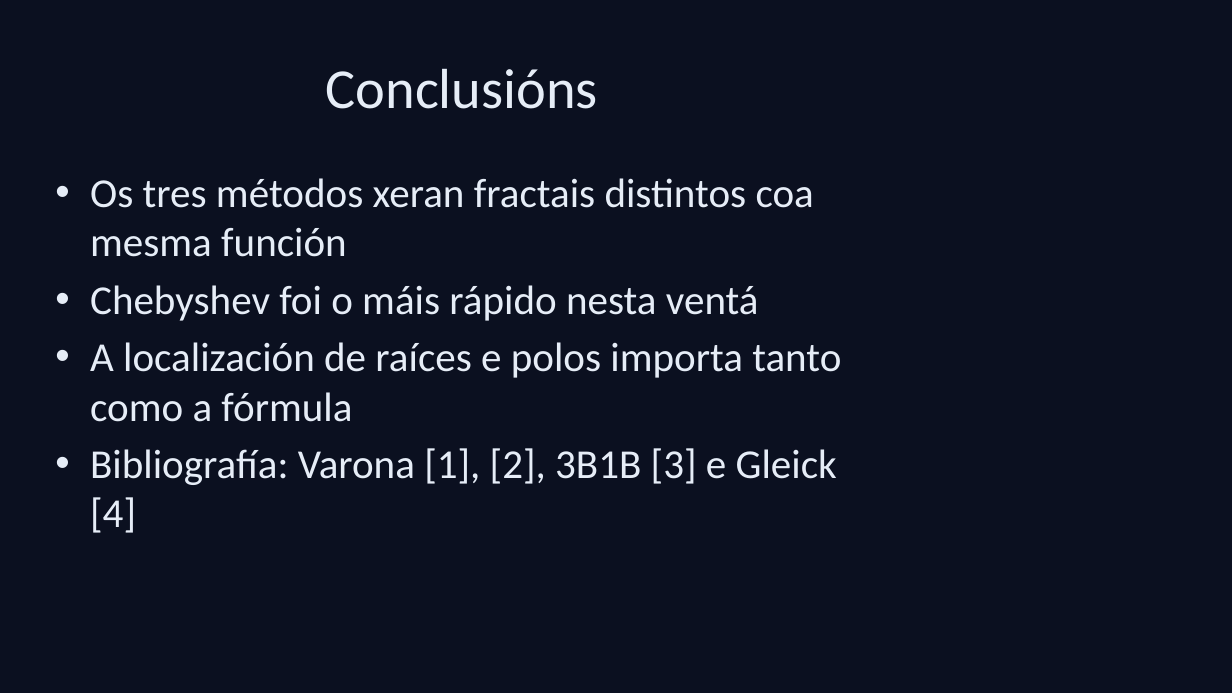
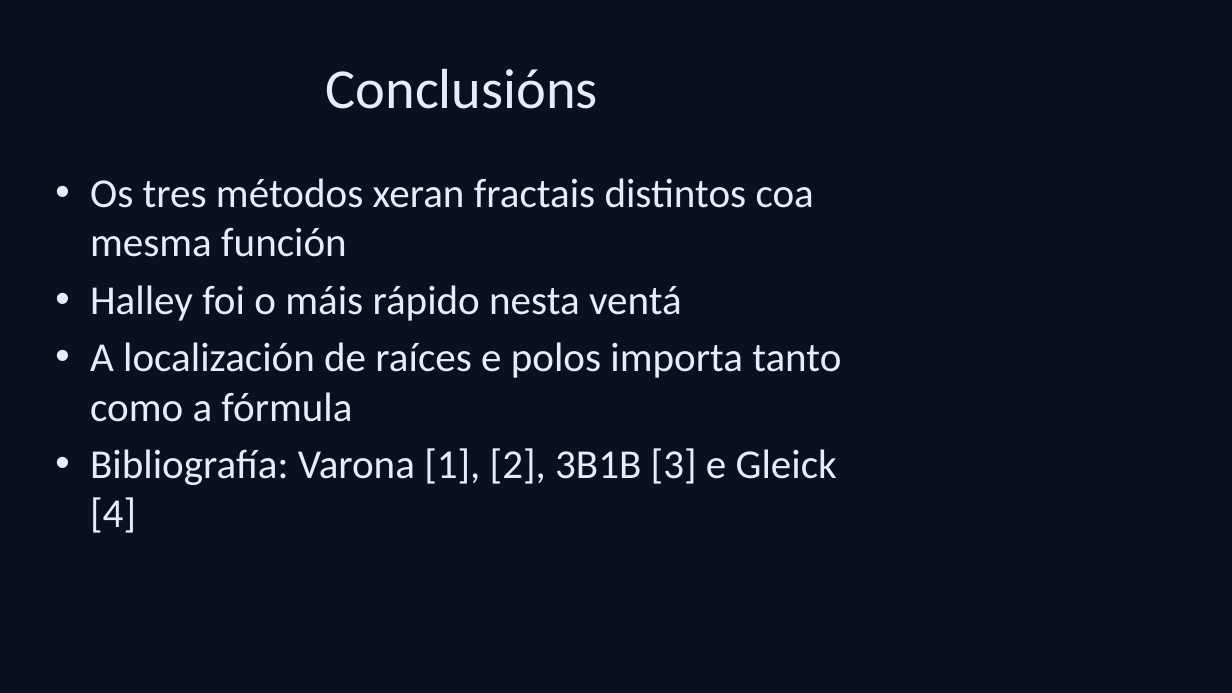
Before and after one commit to cosmord/AM_Fractales_2627, a slide deck: slide 8 of presentacion/presentacion.pptx. Drawn at 1232x693 pixels with LibreOffice and Linux fonts; fonts in the diff are those of the drawing. Boxes give left, top, right and bottom in pixels: in the first picture for what was removed or moved away, otherwise in the second. Text is boxed around its words. In the diff, an @@ line names an element or a change of style, - is before the commit and + after.

```diff
--- a/presentacion/presentacion.pptx
+++ b/presentacion/presentacion.pptx
@@ text at [90, 285, 682, 321]: text changed @@
-• Chebyshev foi o máis rápido nesta ventá
+• Halley foi o máis rápido nesta ventá
```
Also in this commit, not shown: 3 other slides changed, 27 other files.
